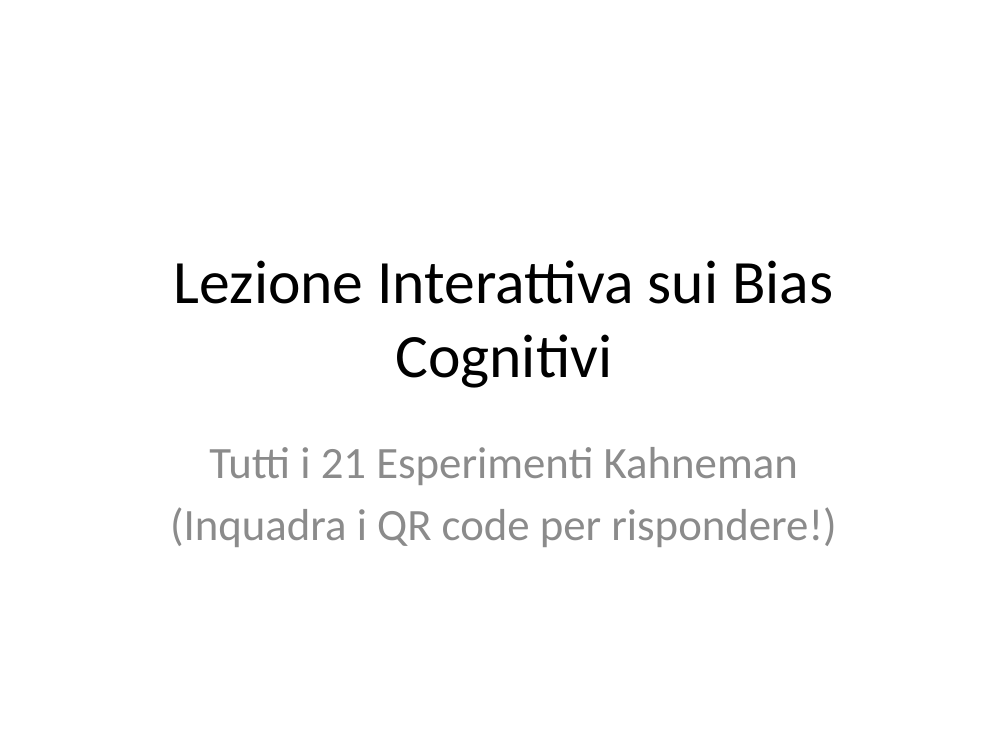
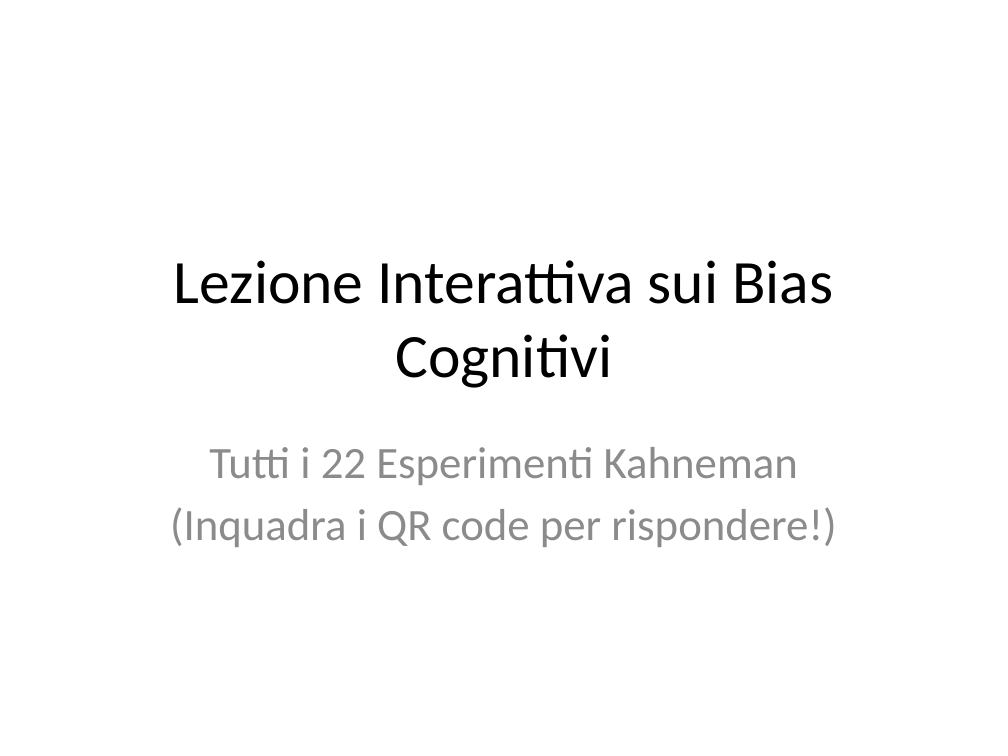
Before and after one commit to gloriamarchese24/Bias-Kahneman, a slide deck: slide 1 of QR_Esperimenti_Bias_FINALE.pptx. Drawn at 1008x756 pixels with LibreOffice and Linux fonts; fonts in the diff are those of the drawing. Boxes give left, top, right and bottom in pixels: in the first picture for what was removed or moved away, otherwise in the second. Text is boxed around its words. In the diff, an @@ line names an element or a change of style, - is before the commit and + after.

```diff
--- a/QR_Esperimenti_Bias_FINALE.pptx
+++ b/QR_Esperimenti_Bias_FINALE.pptx
@@ subtitle at [209,447,798,485]: text changed @@
-Tutti i 21 Esperimenti Kahneman
+Tutti i 22 Esperimenti Kahneman
```
Also in this commit, not shown: 4 other slides changed, 1 other file.
